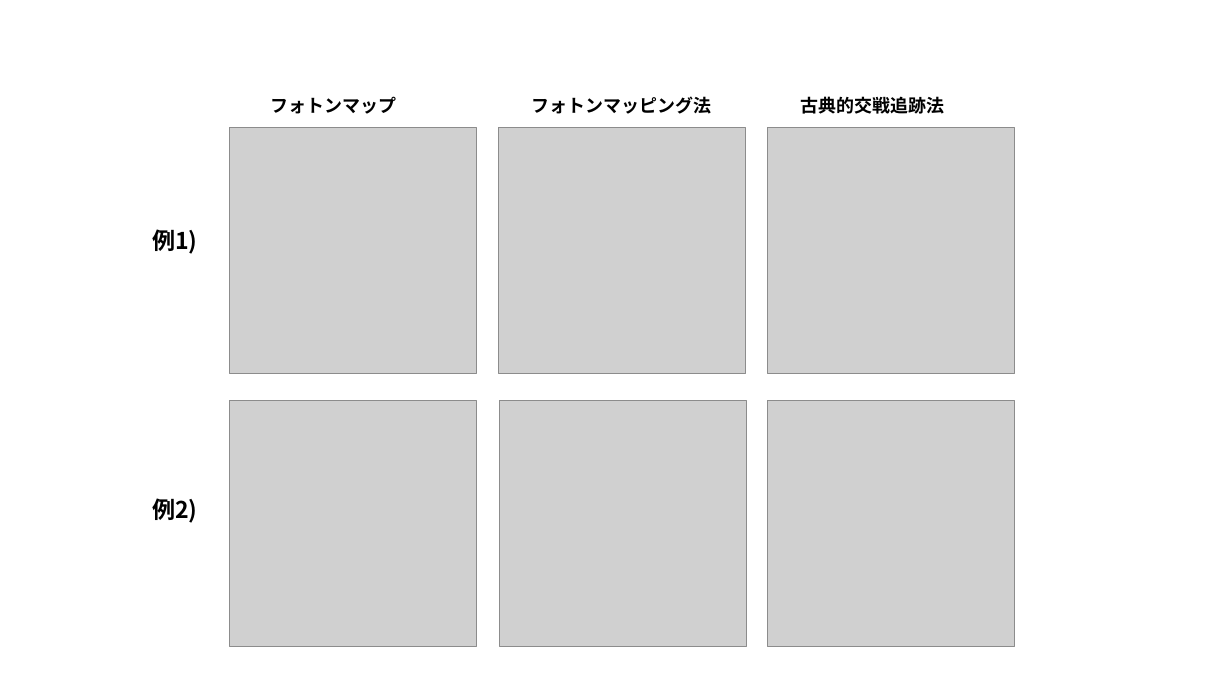
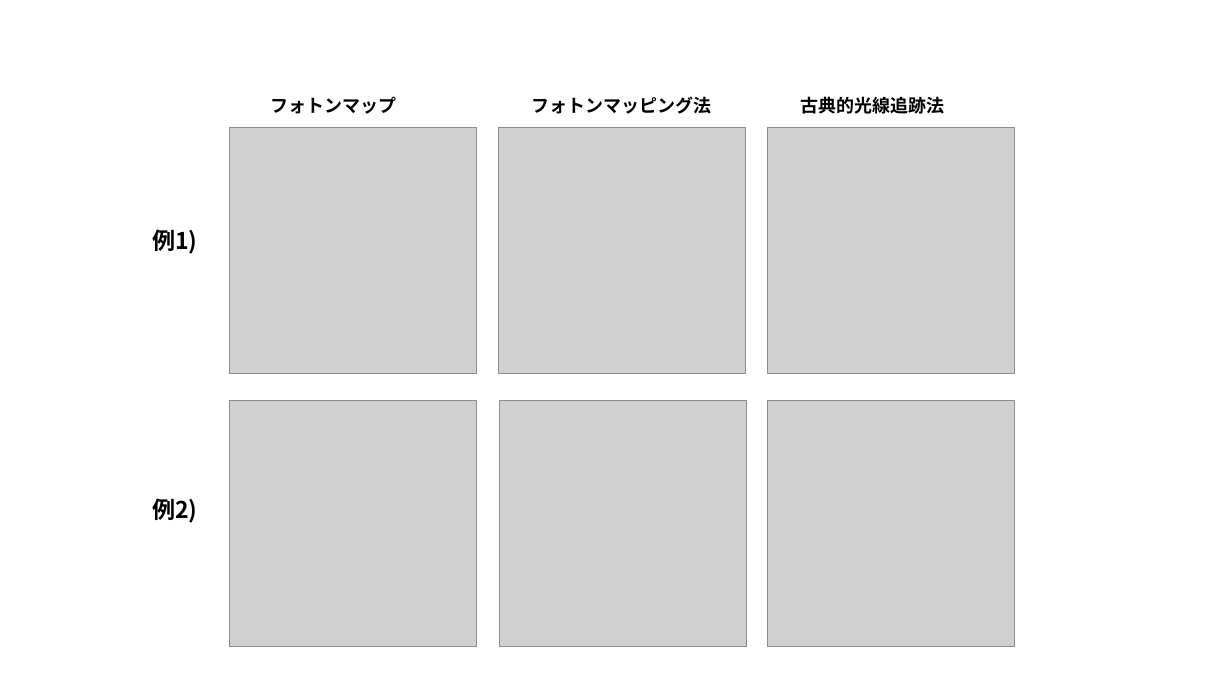
Before and after one commit to eijian/blog, a slide deck: slide 1 of articles/201508/figure-20150813.pptx. Drawn at 1232x693 pixels with LibreOffice and Linux fonts; fonts in the diff are those of the drawing; grey boxes stand for pictures. Boxes give left, top, right and bottom in pixels: in the first picture for what was removed or moved away, otherwise in the second. Text is boxed around its words. In the diff, an @@ line names an element or a change of style, - is before the commit and + after.

```diff
--- a/articles/201508/figure-20150813.pptx
+++ b/articles/201508/figure-20150813.pptx
@@ text at (800,96,944,114): text changed @@
-古典的交戦追跡法
+古典的光線追跡法
```
Also in this commit, not shown: 1 other file.
